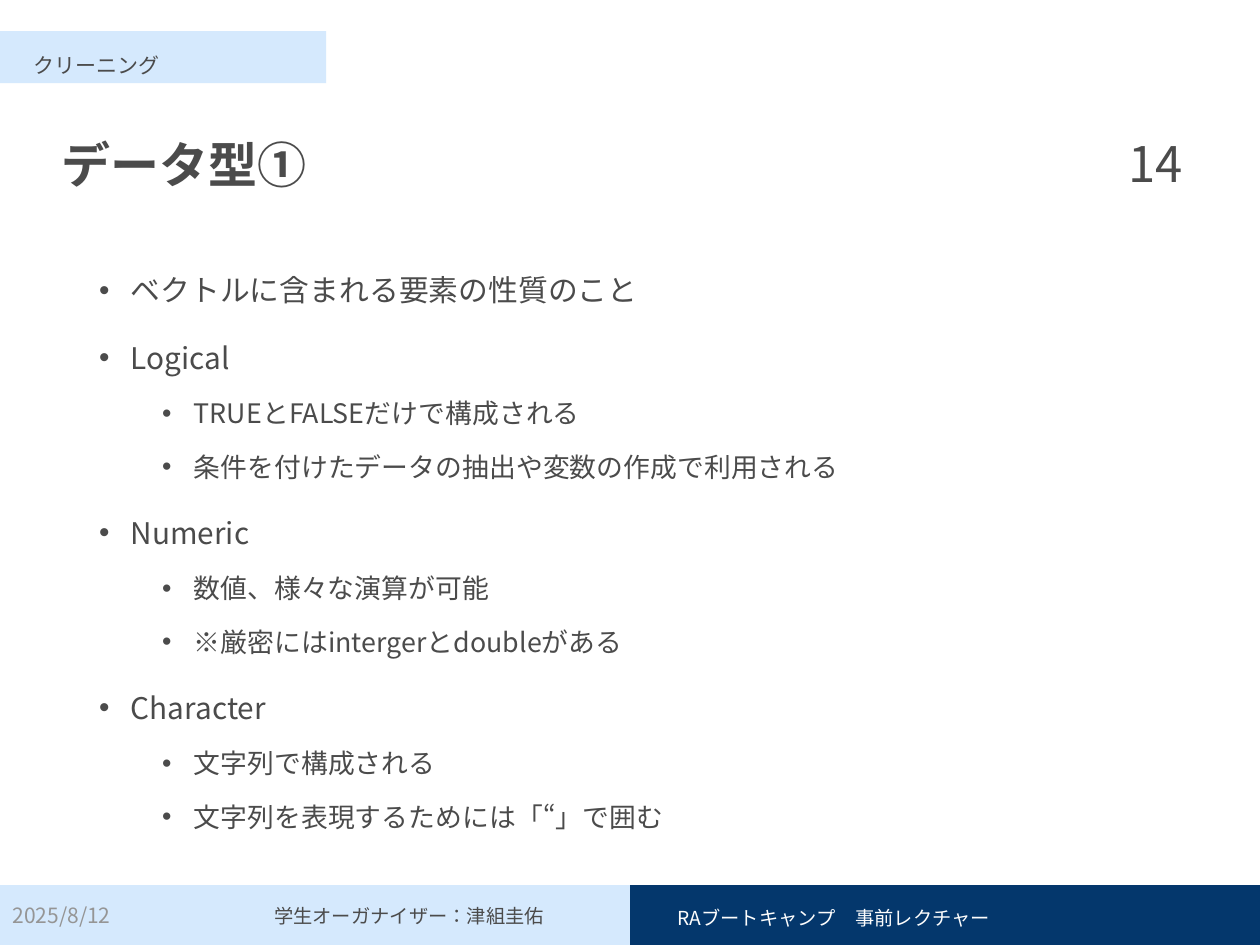
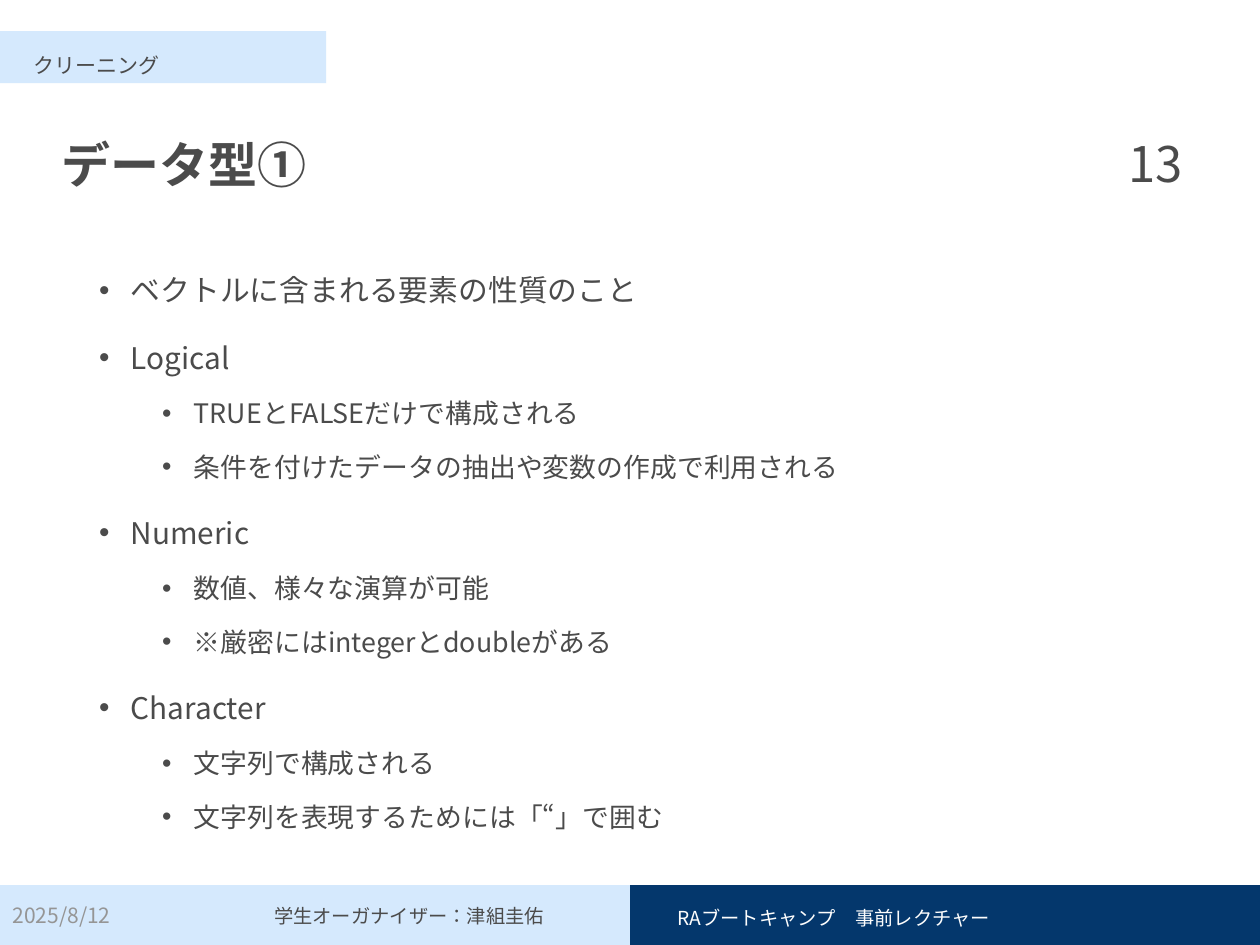
Before and after one commit to Keisuke-Tsugumi/pre-lecture, a slide deck: slide 13 of 事前レクチャー_スライド.pptx (slide 14 before the commit). Drawn at 1260x945 pixels with LibreOffice and Linux fonts; fonts in the diff are those of the drawing. Boxes give left, top, right and bottom in pixels: in the first picture for what was removed or moved away, otherwise in the second. Text is boxed around its words. In the diff, an @@ line names an element or a change of style, - is before the commit and + after.

```diff
--- a/事前レクチャー_スライド.pptx
+++ b/事前レクチャー_スライド.pptx
@@ page number at bbox=[1129, 145, 1183, 183]: text changed @@
-14
+13
@@ text at bbox=[194, 629, 612, 659]: text changed @@
-  • ※厳密にはintergerとdoubleがある
+  • ※厳密にはintegerとdoubleがある
```
Also in this commit, not shown: 14 other slides changed, 1 slide removed, 3 other files.
